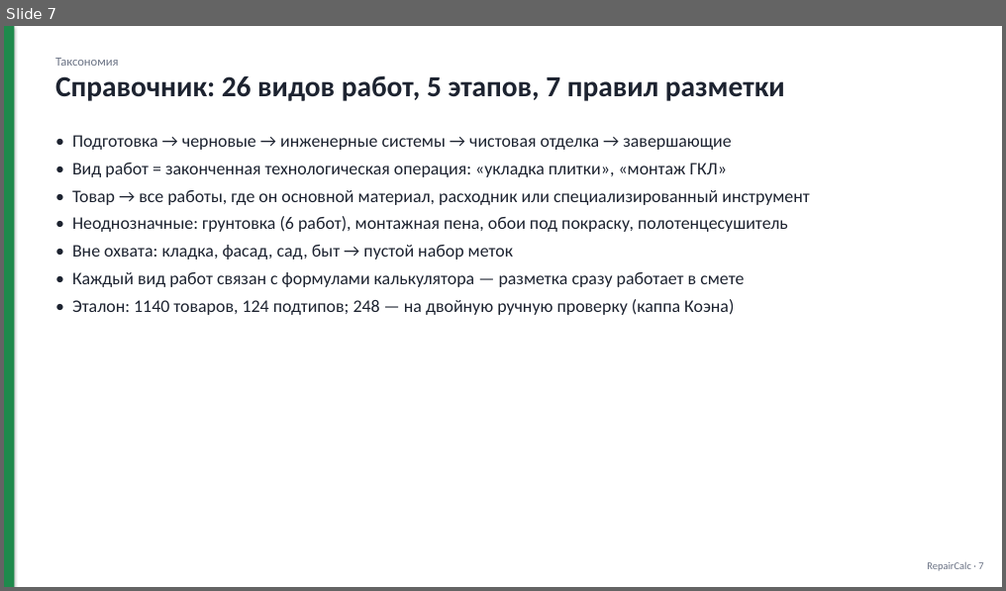
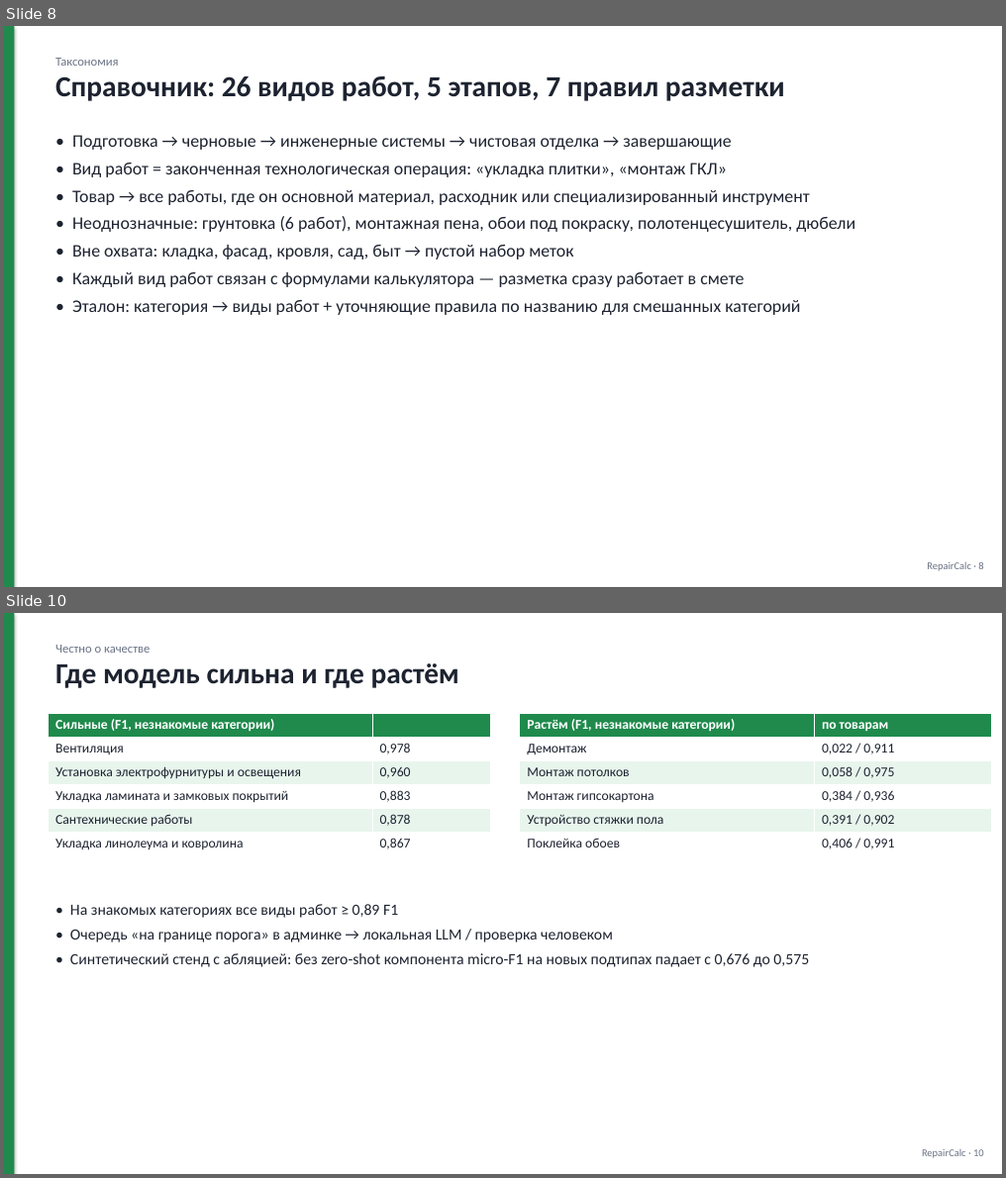
Before and after one commit to kragimov07-rgb/https---github.com-kragimov07-rgb-Clark, a slide deck: docs/RepairCalc.pptx. Shown one above the other, each under a label of ours: slide 7 before the commit, slides 8 and 10 after it; the slides between them are not shown. The pictures are 1006x591 and 1006x1178 pixels, drawn with LibreOffice and Linux fonts; fonts in the diff are those of the drawing. Boxes give left, top, right and bottom in pixels: in the first picture for what was removed or moved away, otherwise in the second. Text is boxed around its words. In the diff, an @@ line names an element or a change of style, - is before the commit and + after.

```diff
--- a/docs/RepairCalc.pptx
+++ b/docs/RepairCalc.pptx
@@ slide 10 added at box(4, 613, 1002, 1174), background #FFFFFF @@
@@ rectangle added at box(4, 613, 15, 1174), fill #1F8A4C @@
@@ text added at box(55, 645, 150, 653), 12 pt, text #6B7385 @@
+Честно о качестве
@@ text added at box(55, 663, 459, 688), 28 pt, text #1D2330, bold @@
+Где модель сильна и где растём
@@ table added at box(49, 713, 490, 855), 6 rows, 2 columns @@
+Сильные (F1, незнакомые категории) | 
+Вентиляция | 0,978
+Установка электрофурнитуры и освещения | 0,960
+Укладка ламината и замковых покрытий | 0,883
+Сантехнические работы | 0,878
+Укладка линолеума и ковролина | 0,867
@@ table added at box(520, 713, 991, 855), 6 rows, 2 columns @@
+Растём (F1, незнакомые категории) | по товарам
+Демонтаж | 0,022 / 0,911
+Монтаж потолков | 0,058 / 0,975
+Монтаж гипсокартона | 0,384 / 0,936
+Устройство стяжки пола | 0,391 / 0,902
+Поклейка обоев | 0,406 / 0,991
@@ text added at box(70, 904, 809, 967), 15 pt, text #1D2330 @@
+• На знакомых категориях все виды работ ≥ 0,89 F1
+• Очередь «на границе порога» в админке → локальная LLM / проверка человеком
+• Синтетический стенд с абляцией: без zero-shot компонента micro-F1 на новых подтипах падает с 0,676 до 0,575
@@ text added at box(922, 1150, 984, 1158), 10 pt, text #6B7385 @@
+RepairCalc · 10
@@ what was slide 7 is now slide 8 @@
@@ slide 8 changed as well @@
@@ text at box(72, 216, 855, 260): text changed @@
-• Неоднозначные: грунтовка (6 работ), монтажная пена, обои под покраску, полотенцесушитель
-• Вне охвата: кладка, фасад, сад, быт → пустой набор меток
+• Неоднозначные: грунтовка (6 работ), монтажная пена, обои под покраску, полотенцесушитель, дюбели
+• Вне охвата: кладка, фасад, кровля, сад, быт → пустой набор меток
@@ text at box(72, 300, 800, 315): text changed @@
-• Эталон: 1140 товаров, 124 подтипов; 248 — на двойную ручную проверку (каппа Коэна)
+• Эталон: категория → виды работ + уточняющие правила по названию для смешанных категорий
@@ text at box(927, 563, 983, 571): text changed @@
-RepairCalc · 7
+RepairCalc · 8
```
Also in this commit, not shown: 13 other slides changed, 1 other slide added, 31 other files.
